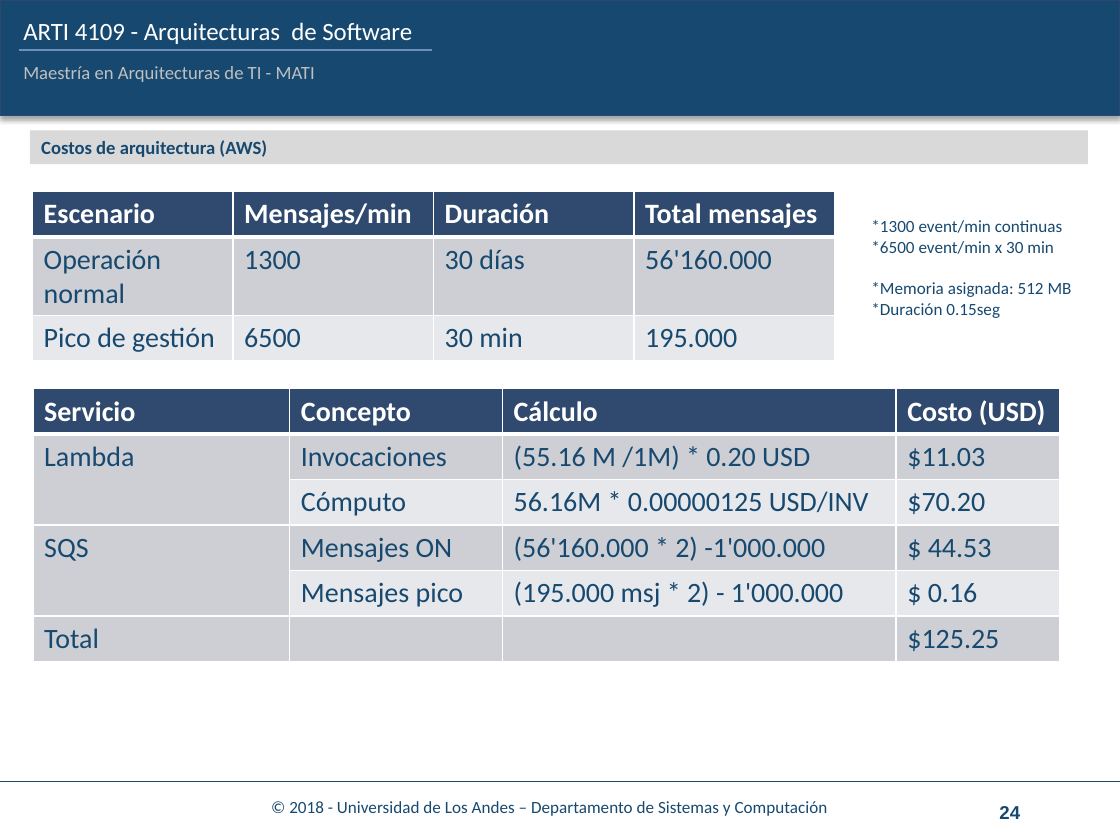
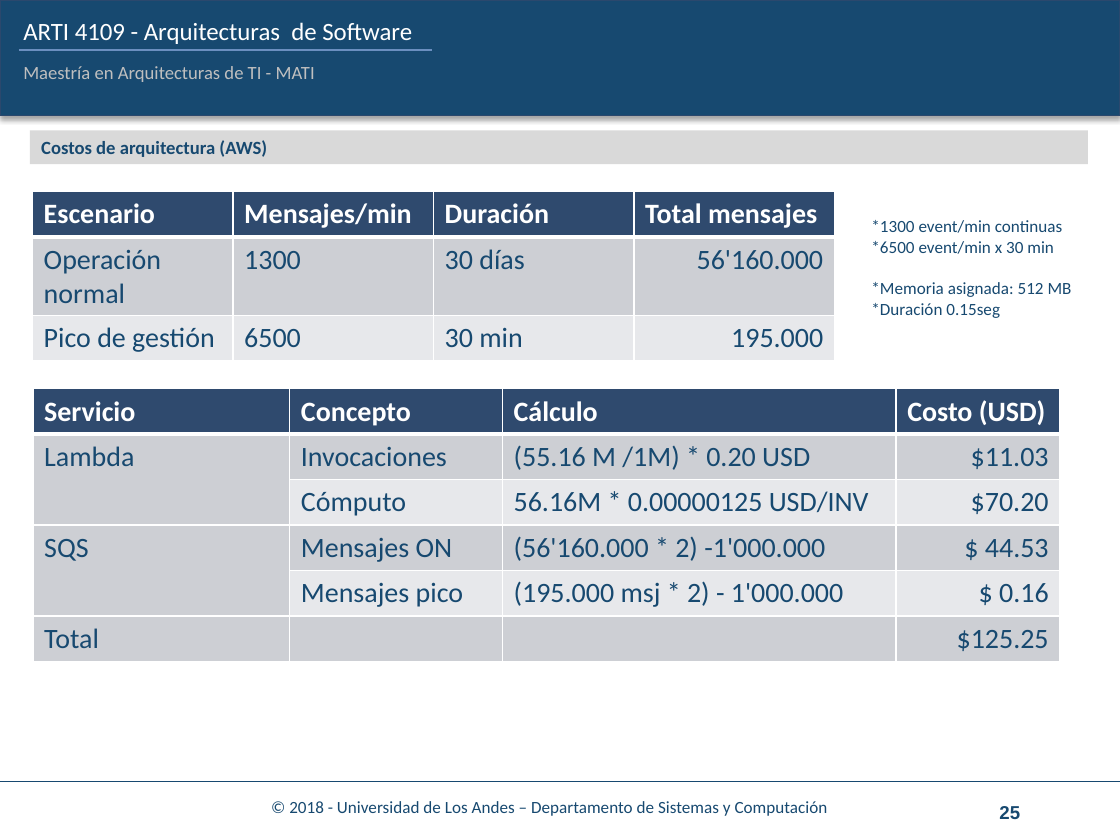
Before and after one commit to juanforo31/Reto1_ASRs_Grupo5, a slide deck: slide 25 of Cuaderno_trabajo/ARTI-4109-4-CuadernoTrabajo-Reto1_desarrollo.pptx (slide 24 before the commit). Drawn at 1120x840 pixels with LibreOffice and Linux fonts; fonts in the diff are those of the drawing; background and template pictures are left out. Boxes give left, top, right and bottom in pixels: in the first picture for what was removed or moved away, otherwise in the second. Text is boxed around its words. In the diff, an @@ line names an element or a change of style, - is before the commit and + after.

```diff
--- a/Cuaderno_trabajo/ARTI-4109-4-CuadernoTrabajo-Reto1_desarrollo.pptx
+++ b/Cuaderno_trabajo/ARTI-4109-4-CuadernoTrabajo-Reto1_desarrollo.pptx
@@ table at (32,192,834,361) @@
@@ alignment left to right @@
@@ table at (32,389,1060,661) @@
@@ alignment left to right @@
@@ page number at (999,806,1020,819): text changed @@
-24
+25
```
Also in this commit, not shown: 11 other slides changed, 3 slides added, 2 slides removed, 2 other files.
